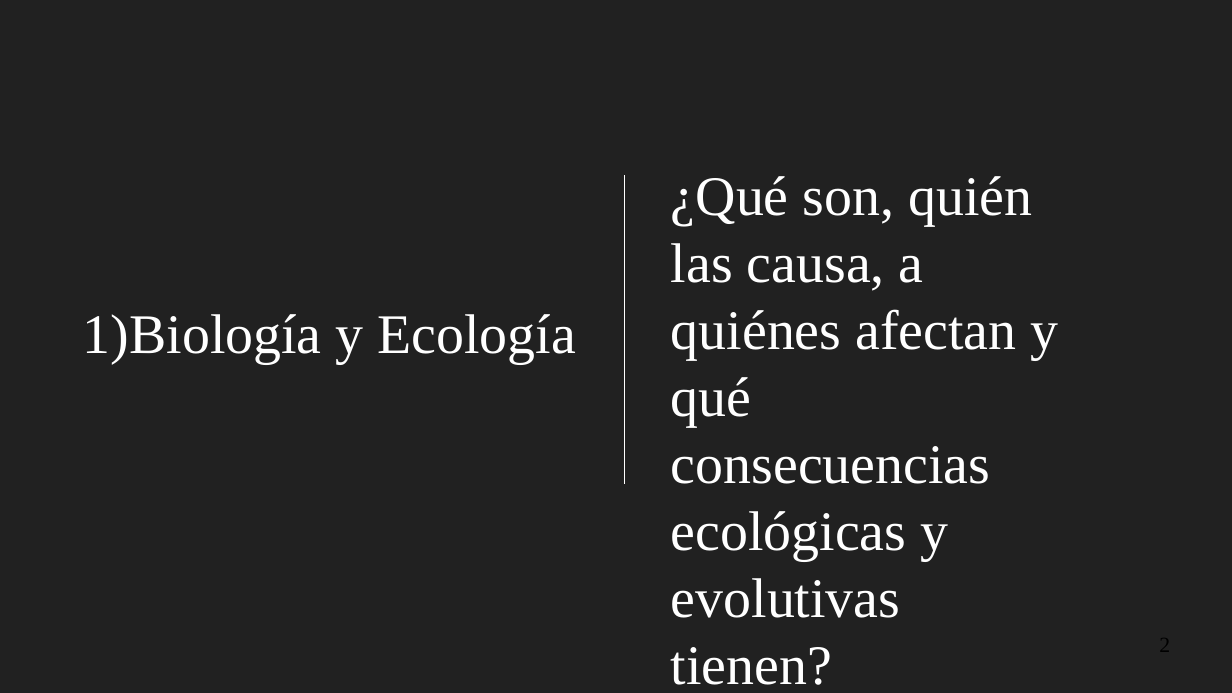
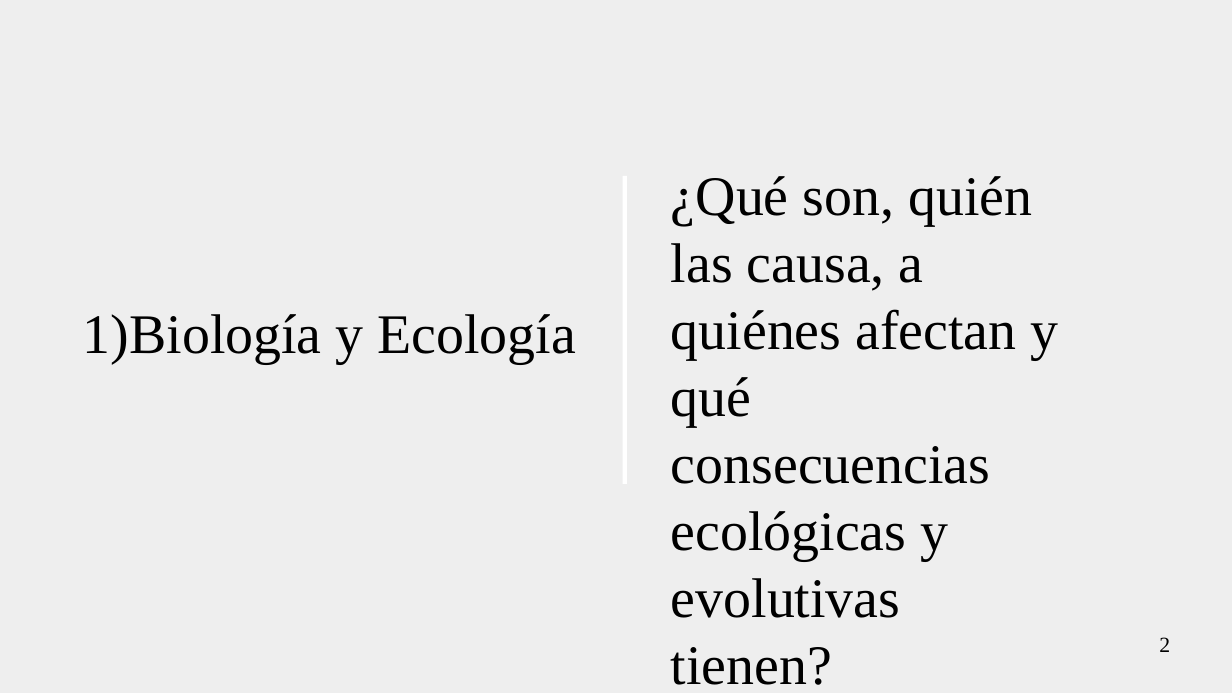
Before and after one commit to gerardommc/Medicina-Cons, a slide deck: slide 2 of Infecciosas.odp. Drawn at 1232x693 pixels with LibreOffice and Linux fonts; fonts in the diff are those of the drawing. Boxes give left, top, right and bottom in pixels: in the first picture for what was removed or moved away, otherwise in the second. Text is boxed around its words. In the diff, an @@ line names an element or a change of style, - is before the commit and + after.

```diff
--- a/Infecciosas.odp
+++ b/Infecciosas.odp
@@ background #212121 to #EEEEEE @@
@@ subtitle "Biología y Ecología" at (83, 314, 576, 364): text colour #FFFFFF to #000000; bullet colour #FFFFFF to #000000 @@
@@ line (625, 176) - (625, 484): stroke #FFFFFF 0 pt to #FFFFFF 2.83 pt @@
@@ text "¿Qué son, quién las causa, ..." at (671, 176, 1058, 685): text colour #FFFFFF to #000000 @@
@@ page number added at (1159, 637, 1170, 652), 14 pt, text #000000 @@
+2
```
Also in this commit, not shown: 1 other slide changed, 8 slides added, 17 other files.
